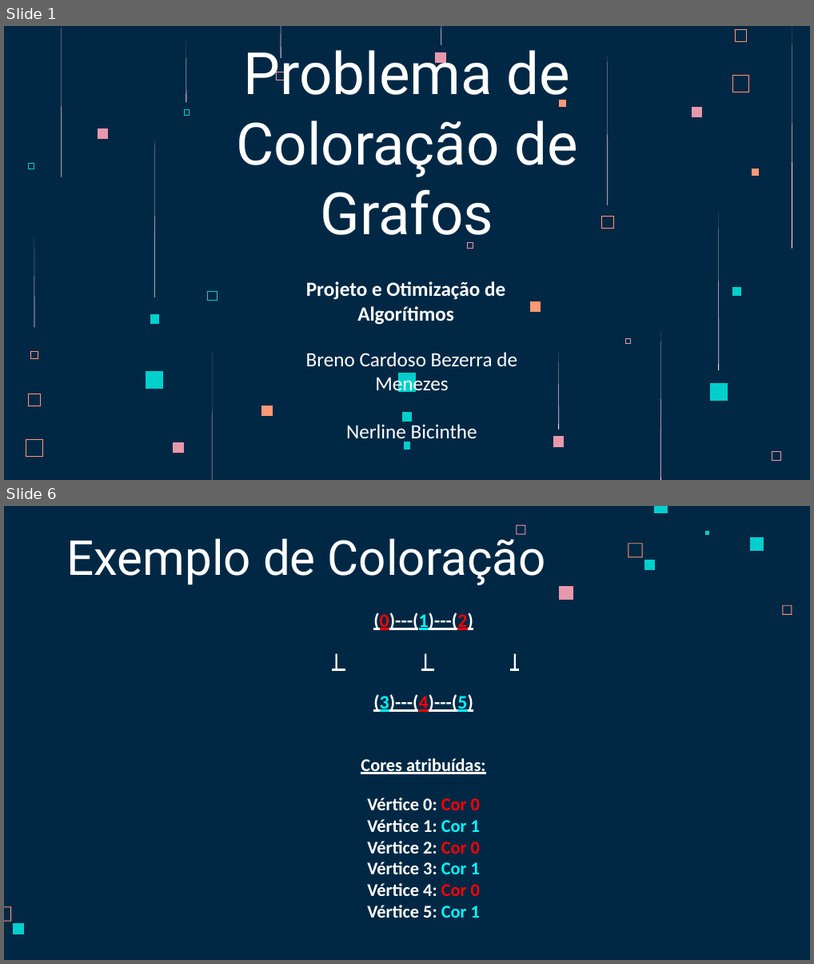
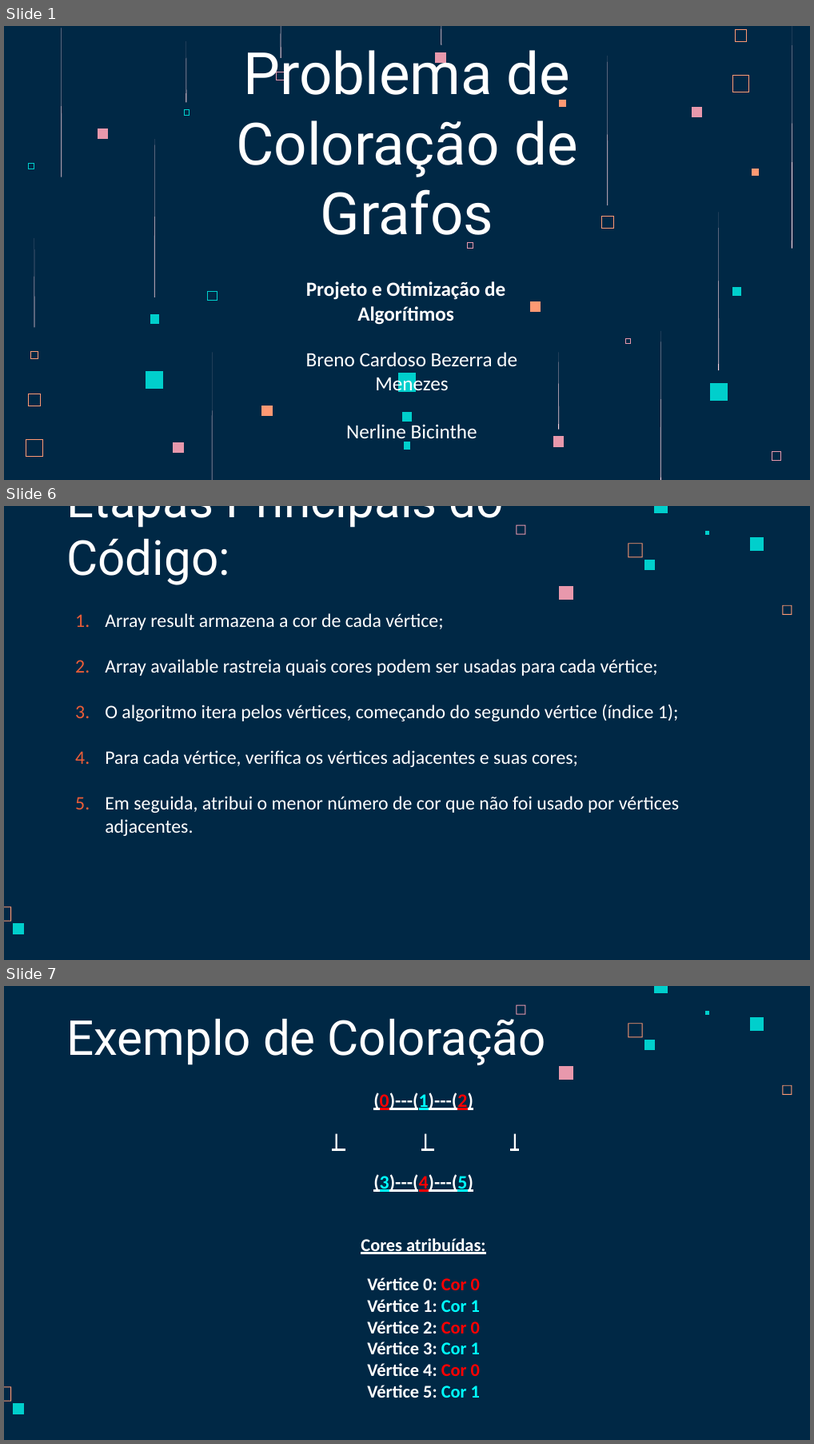
Before and after one commit to brenocbmnz/colora-ografos, a slide deck: Coloração de Grafos.pptx. Shown one above the other, each under a label of ours: slides 1 and 6 before the commit, slides 1, 6 and 7 after it; the slides between them are not shown. The pictures are 814x964 and 814x1444 pixels, drawn with LibreOffice and Linux fonts; fonts in the diff are those of the drawing. Boxes give left, top, right and bottom in pixels: in the first picture for what was removed or moved away, otherwise in the second. Text is boxed around its words. In the diff, an @@ line names an element or a change of style, - is before the commit and + after.

```diff
--- a/Coloração de Grafos.pptx
+++ b/Coloração de Grafos.pptx
@@ slide 6 added at [4, 506, 810, 960], background #002845; not listed: 10 template elements that a slide beside it also shows @@
@@ title added at [66, 506, 504, 585], 43 pt, text #FFFFFF @@
+Etapas Principais do Código:
@@ text added at [105, 613, 679, 836], 17 pt, text #FFFFFF @@
+1. Array result armazena a cor de cada vértice;
+2. Array available rastreia quais cores podem ser usadas para cada vértice;
+3. O algoritmo itera pelos vértices, começando do segundo vértice (índice 1);
+4. Para cada vértice, verifica os vértices adjacentes e suas cores;
+5. Em seguida, atribui o menor número de cor que não foi usado por vértices adjacentes.
@@ what was slide 6 is now slide 7 @@
```
Also in this commit, not shown: 5 slides changed, 1 other slide added, 1 slide removed.
